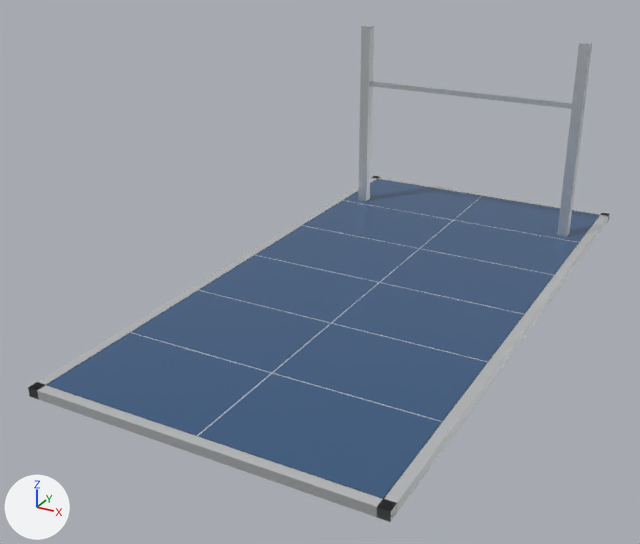
A saved change to the glTF model assets/3d/placeholders/SOL-VIK-PARADEA-550.glb.
Before and after are seen from a 50 mm camera at (1.22, -2.66, 1.35) aimed at (-0.13, -0.21, 0.12). The lights are fixed; the arrows at lower left show +X, +Y and +Z. The first picture is the older version. Vertices at exactly the same position are counted once.

Names of what the first picture shows: 'SOL-VIK-PARADEA-550'.
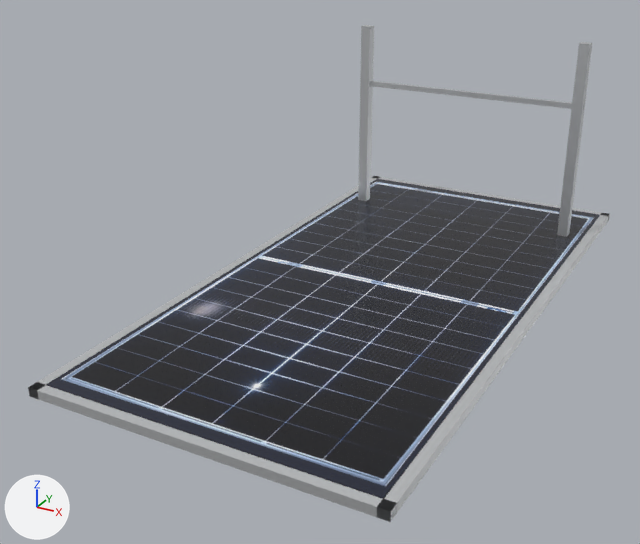
Edits to the scene script, one JSON object a line:
```json
{"op": "add", "block": "img_image_0", "code": ["img_image_0 = load_image('Image_0', '_unpacked/Image_0', 540, 880, 'sRGB')"]}
{"op": "add", "block": "mat_solar_face", "code": ["mat_solar_face = principled_material('solar-face')", "mat_solar_face.texture = img_image_0", "mat_solar_face.metallic = 0.1", "mat_solar_face.roughness = 0.25"]}
{"block": "me_sol_vik_paradea_550", "where": "# used by ob_sol_vik_paradea_550; location = (0.0, 0.0, 0.0)"}
{"op": "remove", "block": "me_sol_vik_paradea_550", "code": "me_sol_vik_paradea_550.from_pydata(...)  # 144 vertices, 228 faces; spans x -0.57..0.57, y -1.14..1.14, z 0.0..0.8"}
{"op": "add", "block": "me_sol_vik_paradea_550", "code": "me_sol_vik_paradea_550.from_pydata(...)  # 96 vertices, 156 faces; spans x -0.57..0.57, y -1.14..1.14, z 0.0..0.8"}
{"block": "me_sol_vik_paradea_550", "change": "me_sol_vik_paradea_550 part 1: 6 loose pieces with 48 vertices, spanning x -0.53..0.53, y -1.1..1.1, z 0.03, are deleted"}
{"block": "me_sol_vik_paradea_550", "change": "me_sol_vik_paradea_550 part 2: 2 faces spanning x -0.53..0.53, y -1.11..1.11, z 0.03 switch from mat_solar_cell (blue #3f6189) to mat_solar_face (picture img_image_0)"}
{"op": "remove", "block": "me_sol_vik_paradea_550", "code": "me_sol_vik_paradea_550.materials.append(mat_solar_grid)  # white #e1e5ea"}
```

What differs and where, as boxes [x1, y1, x2, y2] in the pictures (640 x 544 px):
```json
{"part": 1, "of": "me_sol_vik_paradea_550", "change": "deleted", "before": [130, 196, 579, 436]}
{"part": 2, "of": "me_sol_vik_paradea_550", "change": "recoloured", "before": [47, 179, 599, 498], "after": [47, 179, 599, 498], "on screen": "blue to grey"}
```
